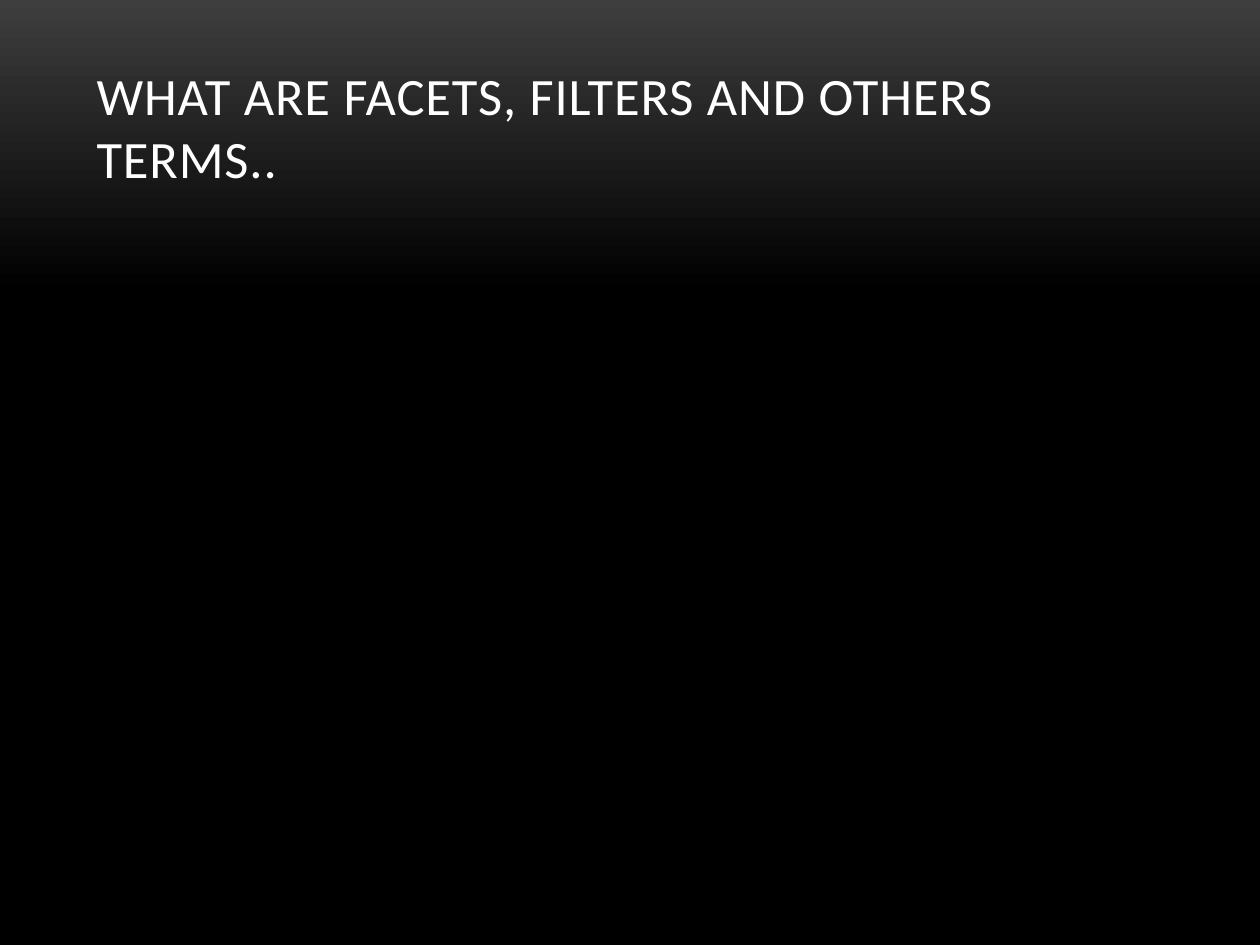
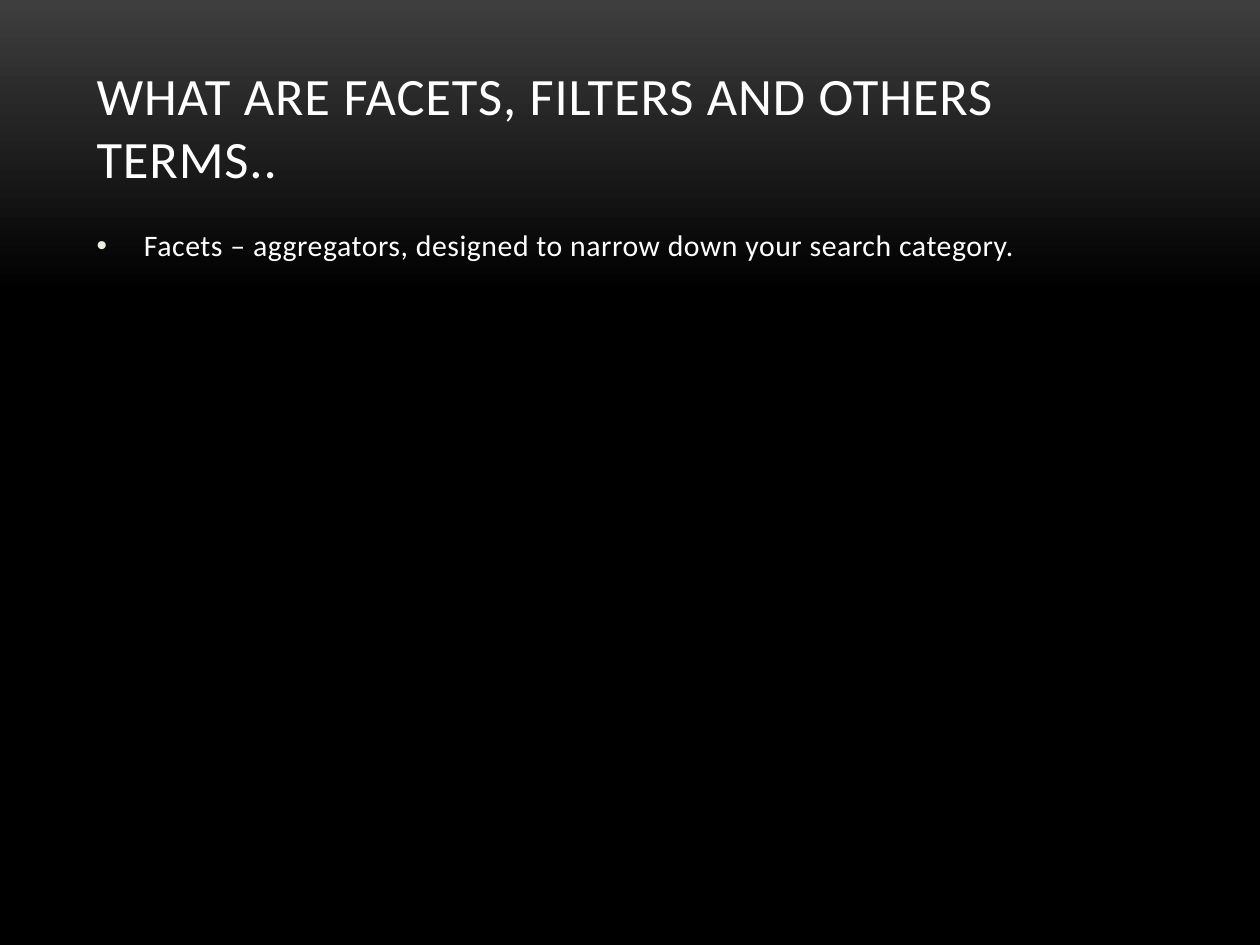
Before and after one commit to veravira/data-logger, a slide deck: slide 12 of es.pptx. Drawn at 1260x945 pixels with LibreOffice and Linux fonts; fonts in the diff are those of the drawing; background and template pictures are left out. Boxes give left, top, right and bottom in pixels: in the first picture for what was removed or moved away, otherwise in the second. Text is boxed around its words. In the diff, an @@ line names an element or a change of style, - is before the commit and + after.

```diff
--- a/es.pptx
+++ b/es.pptx
@@ text added at (144, 235, 1013, 261), 17 pt, text #FFFFFF @@
+• Facets – aggregators, designed to narrow down your search category.
```
Also in this commit, not shown: 1 other slide changed, 2 slides added, 1 slide removed, 33 other files.
